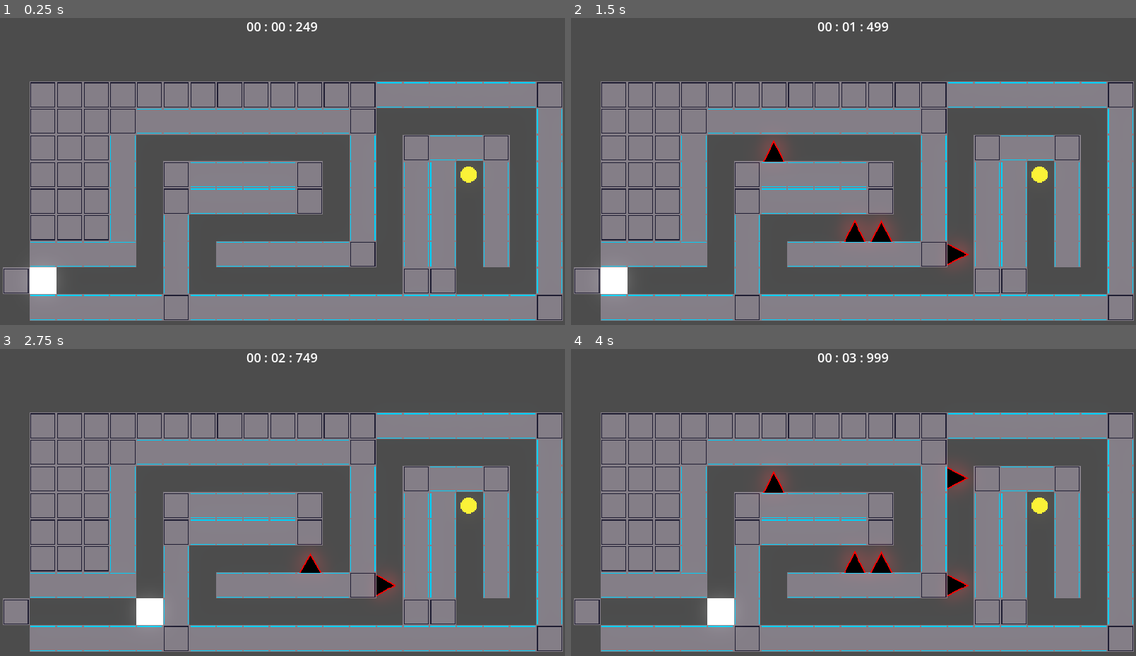
Above: before the commit, frames 1-4 (two rows, left to right).
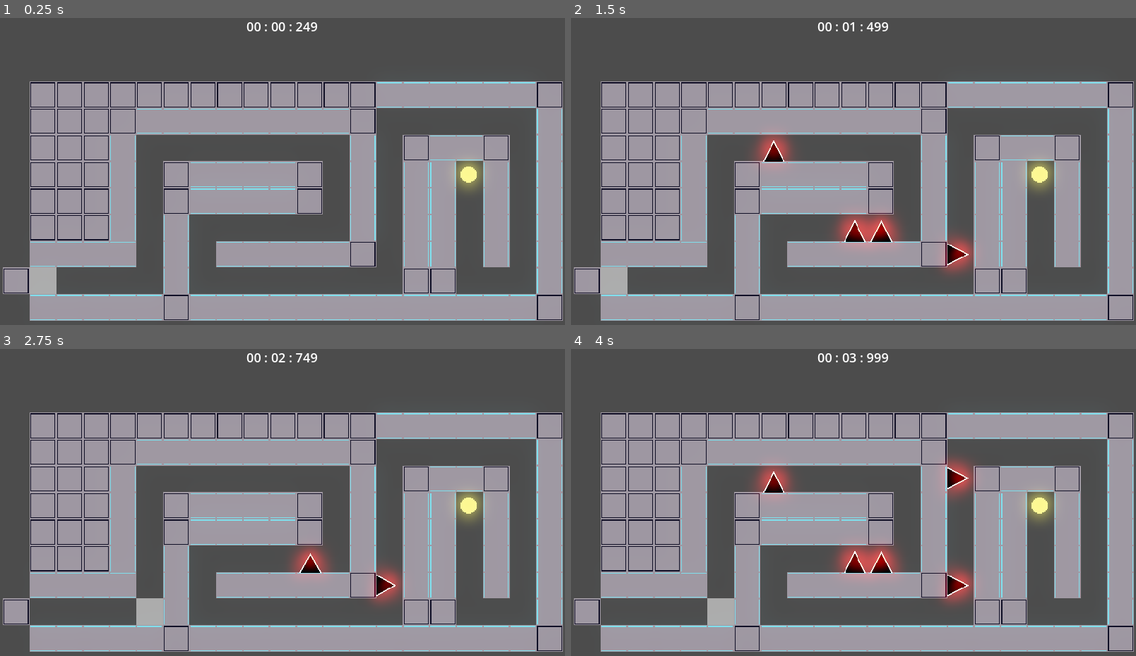
Above: after the commit, the same moments.

Repository: warriormaster12/SquareMaze
Game: Godot game, scene res://levels/level1.tscn
The game is run twice, just before and just after one commit, with the same random seed, the same clock (stepped at 60 frames per second) and the same inputs. Sound files missing from this copy of the repository are replaced by a short silence.
Inputs:
- Up to frame 1 (0.25 s): no input
- Up to frame 2 (1.5 s): tap S (move_d) at 0.6 s; tap A (move_l) at 1.35 s
- Up to frame 3 (2.75 s): tap D (move_r) at 2.1 s
- Up to frame 4 (4 s): tap W (move_u) at 2.85 s; tap S (move_d) at 3.6 s

The runs differ from the first frame. In frame 1, 49% of the frame differs, in the area x 0-100%, y 20-99%; in frame 2, 51%; in frame 3, 50%; in frame 4, 52%.

Commit message:
Move to mobile renderer

Diff:
--- a/assets/shaders/sprite_glow.gdshader
+++ b/assets/shaders/sprite_glow.gdshader
@@ -1,8 +1,8 @@
 shader_type canvas_item;
 
 uniform sampler2D dissolve_texture: hint_default_white;
-uniform float dissolve_value: hint_range(0.0, 1.0, 0.1) = 1.0;
-uniform float emission_power: hint_range(0.0, 16.0, 0.1) = 1.0;
+uniform float dissolve_value: hint_range(0.0, 1.0, 0.01) = 1.0;
+uniform float emission_power: hint_range(0.0, 16.0, 0.01) = 1.0;
 uniform vec3 color: source_color = vec3(1.0);
 
 float dissolve(vec2 uv) {
--- a/game_objects/player/player.tscn
+++ b/game_objects/player/player.tscn
@@ -14,8 +14,8 @@
 [sub_resource type="ShaderMaterial" id="ShaderMaterial_s2ujt"]
 shader = ExtResource("2_sb180")
 shader_parameter/dissolve_value = 1.0
-shader_parameter/emission_power = 1.1
-shader_parameter/color = Color(1, 1, 1, 1)
+shader_parameter/emission_power = 1.05
+shader_parameter/color = Color(0.533037, 0.533037, 0.533037, 1)
 shader_parameter/dissolve_texture = SubResource("NoiseTexture2D_0aido")
 
 [sub_resource type="RectangleShape2D" id="RectangleShape2D_gi73y"]
--- a/game_objects/reward/reward.tscn
+++ b/game_objects/reward/reward.tscn
@@ -1,8 +1,15 @@
-[gd_scene load_steps=5 format=3 uid="uid://bq1np86e1bnw"]
+[gd_scene load_steps=7 format=3 uid="uid://bq1np86e1bnw"]
 
 [ext_resource type="Texture2D" uid="uid://idpgcghouwu" path="res://assets/sprites/reward.png" id="1_24wej"]
 [ext_resource type="Script" path="res://game_objects/reward/reward.gd" id="1_kyink"]
+[ext_resource type="Shader" path="res://assets/shaders/sprite_glow.gdshader" id="2_roeui"]
 [ext_resource type="AudioStream" uid="uid://ikyfxyriihlv" path="res://assets/sfx/coin_pickup.wav" id="3_bog4q"]
+
+[sub_resource type="ShaderMaterial" id="ShaderMaterial_ncd0q"]
+shader = ExtResource("2_roeui")
+shader_parameter/dissolve_value = 1.0
+shader_parameter/emission_power = 0.4
+shader_parameter/color = Color(1, 1, 1, 1)
 
 [sub_resource type="CircleShape2D" id="CircleShape2D_qqg0x"]
 radius = 12.5623
@@ -12,6 +19,7 @@
 script = ExtResource("1_kyink")
 
 [node name="Reward" type="Sprite2D" parent="."]
+material = SubResource("ShaderMaterial_ncd0q")
 scale = Vector2(0.8, 0.8)
 texture = ExtResource("1_24wej")
 
--- a/game_objects/traps/triangle_trap.tscn
+++ b/game_objects/traps/triangle_trap.tscn
@@ -9,7 +9,7 @@
 [sub_resource type="ShaderMaterial" id="ShaderMaterial_ktkp2"]
 shader = ExtResource("1_fjpcf")
 shader_parameter/dissolve_value = 1.0
-shader_parameter/emission_power = 1.2
+shader_parameter/emission_power = 2.0
 shader_parameter/color = Color(1, 0, 0, 1)
 
 [sub_resource type="RectangleShape2D" id="RectangleShape2D_h53hw"]
--- a/levels/level1.tscn
+++ b/levels/level1.tscn
@@ -32,10 +32,15 @@
 
 [sub_resource type="Environment" id="Environment_wbln6"]
 background_mode = 3
+tonemap_mode = 3
+tonemap_exposure = 0.5
+tonemap_white = 2.0
 glow_enabled = true
-glow_strength = 1.1
+glow_intensity = 1.0
+glow_strength = 1.2
 glow_blend_mode = 1
-glow_hdr_threshold = 0.41
+glow_hdr_threshold = 0.5
+glow_hdr_scale = 1.0
 
 [node name="Level1" type="Node2D"]
 
--- a/levels/level2.tscn
+++ b/levels/level2.tscn
@@ -29,12 +29,16 @@
 sources/0 = SubResource("TileSetAtlasSource_e6ig5")
 sources/1 = SubResource("TileSetAtlasSource_0amd0")
 
-[sub_resource type="Environment" id="Environment_wbln6"]
+[sub_resource type="Environment" id="Environment_ggy2i"]
 background_mode = 3
+tonemap_mode = 3
+tonemap_exposure = 0.5
+tonemap_white = 2.0
 glow_enabled = true
-glow_strength = 1.1
+glow_intensity = 1.0
+glow_strength = 1.2
 glow_blend_mode = 1
-glow_hdr_threshold = 0.41
+glow_hdr_threshold = 0.5
 
 [node name="Level1" type="Node2D"]
 
@@ -54,7 +58,7 @@
 zoom = Vector2(0.85, 0.85)
 
 [node name="WorldEnvironment" type="WorldEnvironment" parent="."]
-environment = SubResource("Environment_wbln6")
+environment = SubResource("Environment_ggy2i")
 
 [node name="Reward" parent="." node_paths=PackedStringArray("normal_trap_container", "back_track_trap_container") instance=ExtResource("3_cqbmm")]
 position = Vector2(316, -160)
--- a/project.godot
+++ b/project.godot
@@ -56,4 +56,5 @@
 [rendering]
 
 textures/canvas_textures/default_texture_filter=0
+renderer/rendering_method="mobile"
 viewport/hdr_2d=true
